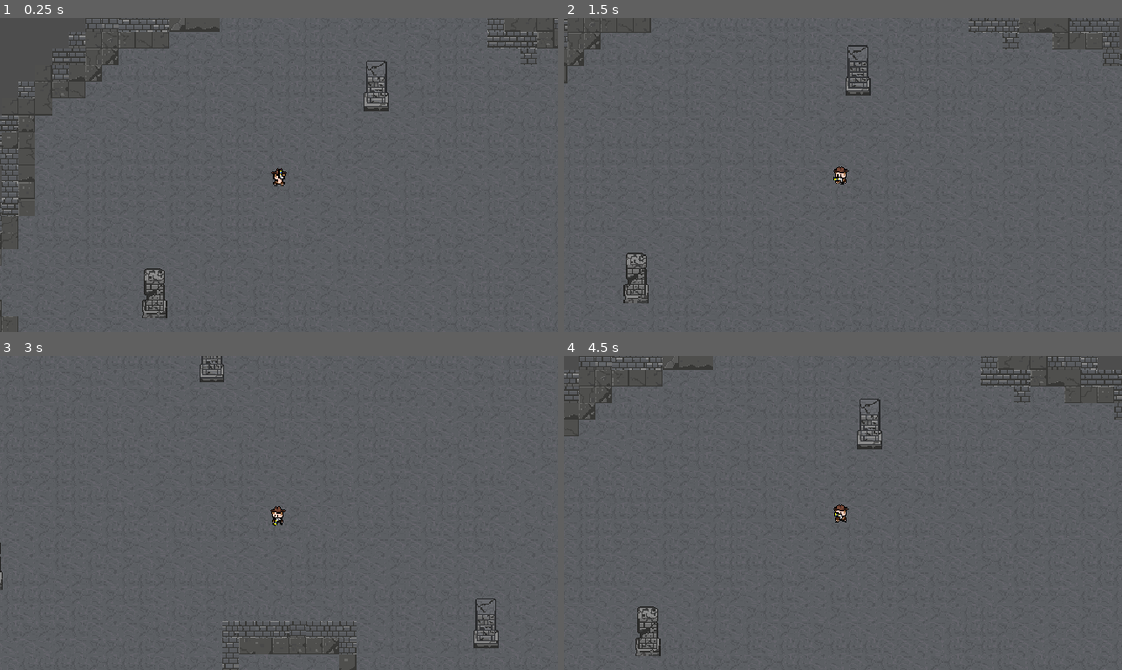
Above: before the commit, frames 1-4 (two rows, left to right).
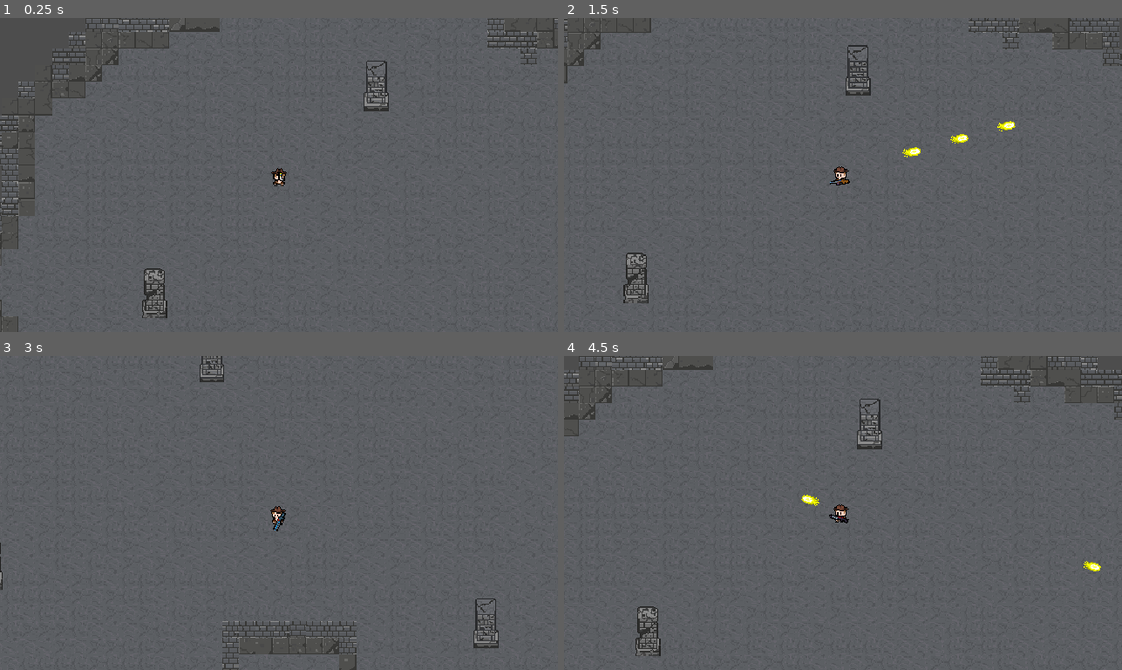
Above: after the commit, the same moments.

Repository: mkoncowicz/Alien_Wave_Shooter
Game: Godot game, scene res://map/Map.tscn
Two runs of this game, one before a commit and one after it. Both use one fixed random seed, a clock stepped at 60 frames per second and the inputs below.
Inputs (mouse positions are in pixels of both pictures, inside the frame that each line leads up to):
- Up to frame 1 (0.25 s): no input
- Up to frame 2 (1.5 s): tap Enter at 0.5 s; move the mouse to (965, 159) at 0.52 s; press the mouse at (965, 159) at 0.53 s; hold Right (ui_right) 0.53-1.28 s; tap 2 (weapon_machinegun, bound only after the commit) at 0.8, 1.35 s; move the mouse to (731, 190) at 1.27 s; release the mouse at (731, 190) at 1.28 s; hold Down (ui_down) from 1.28 s (still down)
- Up to frame 3 (3 s): tap 1 (weapon_pistol, bound only after the commit) at 1.55 s; move the mouse to (334, 443) at 2.02 s; release Down (ui_down) at 2.03 s; hold Right (ui_right) 2.03-2.78 s; hold 1 (weapon_pistol, bound only after the commit) 2.03-2.78 s; tap 4 (weapon_railgun, bound only after the commit) at 2.3, 2.85 s; move the mouse to (251, 575) at 2.77 s; hold Up (ui_up) from 2.78 s (still down)
- Up to frame 4 (4.5 s): tap 3 (weapon_shotgun, bound only after the commit) at 3.05 s; move the mouse to (1010, 560) at 3.52 s; release Up (ui_up) at 3.53 s; hold 3 (weapon_shotgun, bound only after the commit) 3.53-4.28 s; hold Left (ui_left) from 3.53 s (still down); click (1010, 560) at 3.8 s; move the mouse to (675, 465) at 4.27 s; click (675, 465) at 4.35 s

The runs differ from the first frame. In frame 1, less than 0.1% of the frame differs, in the area x 49-52%, y 48-52%; in frame 2, 0.3%, in the area x 47-81%, y 32-54%; in frame 3, less than 0.1%; in frame 4, 0.2%.

Commit message:
bullet commit

Diff:
--- /dev/null
+++ b/bullets/Machinegun_bullet.gd
@@ -0,0 +1,11 @@
+extends Node2D
+
+
+# Called when the node enters the scene tree for the first time.
+func _ready():
+	pass # Replace with function body.
+
+
+# Called every frame. 'delta' is the elapsed time since the previous frame.
+func _process(delta):
+	pass
--- /dev/null
+++ b/bullets/Machinegun_bullet.tscn
@@ -0,0 +1,6 @@
+[gd_scene load_steps=2 format=3 uid="uid://dg1al177o3isy"]
+
+[ext_resource type="Script" path="res://bullets/Machinegun_bullet.gd" id="1_rfexq"]
+
+[node name="MachinegunBullet" type="Node2D"]
+script = ExtResource("1_rfexq")
--- /dev/null
+++ b/bullets/Pistol_bullet.gd
@@ -0,0 +1,17 @@
+extends Area2D
+
+@export  var bullet_speed: int = 4
+@onready var Hit_point = $Hit_point
+func _ready():
+	pass
+
+func _physics_process(delta):
+	var direction = Vector2.RIGHT.rotated(rotation)
+	global_position += bullet_speed * direction
+
+func destroy():
+
+	queue_free()
+
+func _on_PistolBullet_body_entered(body: Node):
+	destroy()
--- /dev/null
+++ b/bullets/Pistol_bullet.tscn
@@ -0,0 +1,26 @@
+[gd_scene load_steps=4 format=3 uid="uid://celnbic03hgan"]
+
+[ext_resource type="Script" path="res://bullets/Pistol_bullet.gd" id="1_mbiyt"]
+[ext_resource type="Texture2D" uid="uid://v6y406vsjhkk" path="res://Assets/Pistol_bullet.png" id="2_wu51j"]
+
+[sub_resource type="CapsuleShape2D" id="CapsuleShape2D_0hdr4"]
+radius = 3.0
+height = 10.0
+
+[node name="PistolBullet" type="Area2D"]
+collision_layer = 9
+collision_mask = 5
+script = ExtResource("1_mbiyt")
+
+[node name="Sprite2D" type="Sprite2D" parent="."]
+texture = ExtResource("2_wu51j")
+
+[node name="CollisionShape2D" type="CollisionShape2D" parent="."]
+position = Vector2(2, 0)
+rotation = -1.5708
+shape = SubResource("CapsuleShape2D_0hdr4")
+
+[node name="Hit_point" type="Node2D" parent="."]
+position = Vector2(8, 0)
+
+[connection signal="body_entered" from="." to="." method="_on_PistolBullet_body_entered"]
--- /dev/null
+++ b/bullets/Railgun_bullet.gd
@@ -0,0 +1,11 @@
+extends Node2D
+
+
+# Called when the node enters the scene tree for the first time.
+func _ready():
+	pass # Replace with function body.
+
+
+# Called every frame. 'delta' is the elapsed time since the previous frame.
+func _process(delta):
+	pass
--- /dev/null
+++ b/bullets/Railgun_bullet.tscn
@@ -0,0 +1,6 @@
+[gd_scene load_steps=2 format=3 uid="uid://c6qtyglqbkj7g"]
+
+[ext_resource type="Script" path="res://bullets/Railgun_bullet.gd" id="1_48ds1"]
+
+[node name="RailgunBullet" type="Node2D"]
+script = ExtResource("1_48ds1")
--- /dev/null
+++ b/bullets/Shotgun_bullet.gd
@@ -0,0 +1,11 @@
+extends Node2D
+
+
+# Called when the node enters the scene tree for the first time.
+func _ready():
+	pass # Replace with function body.
+
+
+# Called every frame. 'delta' is the elapsed time since the previous frame.
+func _process(delta):
+	pass
--- /dev/null
+++ b/bullets/Shotgun_bullet.tscn
@@ -0,0 +1,6 @@
+[gd_scene load_steps=2 format=3 uid="uid://dae1bi08m5xtu"]
+
+[ext_resource type="Script" path="res://bullets/Shotgun_bullet.gd" id="1_kn41p"]
+
+[node name="ShotgunBullet" type="Node2D"]
+script = ExtResource("1_kn41p")
--- a/player/Player.gd
+++ b/player/Player.gd
@@ -2,9 +2,10 @@
 
 const SMOOTH := 0.1
 var is_alive : bool = true
-
+@export var bullet: PackedScene = preload("res://bullets/Pistol_bullet.tscn")
 @onready var weapon = $Pistol
-
+@onready var muzzle = $Pistol/Pistol_muzzle
+@onready var fire_speed = $Fire_speed
 func _process(delta: float):
 	var mouse_direction: Vector2 = (get_global_mouse_position() - global_position).normalized()
 
@@ -24,10 +25,13 @@
 		weapon.look_at(get_global_mouse_position())
 		if get_global_mouse_position().x < position.x:
 			weapon.flip_v = true
+			weapon.offset = Vector2(3, -1)
 		else:
 			weapon.flip_v = false
+			weapon.offset = Vector2(3, 1)
 
 		get_input()
+		weaponManager()
 
 func get_input():
 	if is_alive:
@@ -40,3 +44,52 @@
 			move_direction += Vector2.LEFT
 		if Input.is_action_pressed("ui_right"):
 			move_direction += Vector2.RIGHT
+
+		if Input.is_action_pressed("fire") and fire_speed.is_stopped():
+			print("xx")
+			shoot()
+
+		if Input.is_action_pressed("weapon_pistol"):
+			weapon = $Pistol
+			muzzle = $Pistol/Pistol_muzzle
+
+		if Input.is_action_pressed("weapon_machinegun"):
+			weapon = $Machinegun
+			muzzle = $Machinegun/Machinegun_muzzle
+		if Input.is_action_pressed("weapon_shotgun"):
+			weapon = $Shotgun
+			muzzle = $Shotgun/Shotgun_muzzle
+		if Input.is_action_pressed("weapon_railgun"):
+			weapon = $Railgun
+			muzzle = $Railgun/Railgun_muzzle
+
+func shoot():
+	if bullet:
+		var bullet_instance = bullet.instantiate()
+		get_tree().current_scene.add_child(bullet_instance)
+		bullet_instance.global_position = muzzle.global_position
+		bullet_instance.rotation_degrees = weapon.rotation_degrees
+		fire_speed.start()
+
+
+func weaponManager():
+	if weapon == $Pistol:
+		$Pistol.set_visible(true)
+		$Machinegun.set_visible(false)
+		$Shotgun.set_visible(false)
+		$Railgun.set_visible(false)
+	if weapon == $Machinegun:
+		$Pistol.set_visible(false)
+		$Machinegun.set_visible(true)
+		$Shotgun.set_visible(false)
+		$Railgun.set_visible(false)
+	if weapon == $Shotgun:
+		$Pistol.set_visible(false)
+		$Machinegun.set_visible(false)
+		$Shotgun.set_visible(true)
+		$Railgun.set_visible(false)
+	if weapon == $Railgun:
+		$Pistol.set_visible(false)
+		$Machinegun.set_visible(false)
+		$Shotgun.set_visible(false)
+		$Railgun.set_visible(true)
--- a/player/Player.tscn
+++ b/player/Player.tscn
@@ -1,8 +1,11 @@
-[gd_scene load_steps=16 format=3 uid="uid://bibw8h6hfvg0t"]
+[gd_scene load_steps=19 format=3 uid="uid://bibw8h6hfvg0t"]
 
 [ext_resource type="Script" path="res://player/Player.gd" id="1_0juml"]
 [ext_resource type="Texture2D" uid="uid://mhofwy7wx3y6" path="res://Assets/player.png" id="2_vgfvy"]
 [ext_resource type="Texture2D" uid="uid://bvkn8tu251urt" path="res://Assets/Pistol.png" id="3_ctdbs"]
+[ext_resource type="Texture2D" uid="uid://elfafegbvqtl" path="res://Assets/Machinegun.png" id="4_yraj0"]
+[ext_resource type="Texture2D" uid="uid://4e784igqh0ll" path="res://Assets/Railgun.png" id="5_u1go7"]
+[ext_resource type="Texture2D" uid="uid://v87c37vnpxfx" path="res://Assets/Shotgun.png" id="6_hql4s"]
 
 [sub_resource type="AtlasTexture" id="AtlasTexture_j5e8t"]
 atlas = ExtResource("2_vgfvy")
@@ -100,13 +103,49 @@
 animation = &"idle"
 
 [node name="CollisionShape2D" type="CollisionShape2D" parent="."]
+visible = false
 position = Vector2(0, 4)
 shape = SubResource("CapsuleShape2D_qmyu4")
+
+[node name="Camera2D" type="Camera2D" parent="."]
+visible = false
+zoom = Vector2(0.6, 0.6)
 
 [node name="Pistol" type="Sprite2D" parent="."]
 position = Vector2(0, 4)
 texture = ExtResource("3_ctdbs")
 offset = Vector2(5, 1)
 
-[node name="Camera2D" type="Camera2D" parent="."]
-zoom = Vector2(0.6, 0.6)
+[node name="Pistol_muzzle" type="Node2D" parent="Pistol"]
+position = Vector2(14, 2)
+
+[node name="Machinegun" type="Sprite2D" parent="."]
+visible = false
+position = Vector2(0, 4)
+texture = ExtResource("4_yraj0")
+offset = Vector2(3, 1)
+
+[node name="Machinegun_muzzle" type="Node2D" parent="Machinegun"]
+position = Vector2(18, 2)
+
+[node name="Railgun" type="Sprite2D" parent="."]
+visible = false
+position = Vector2(0, 4)
+texture = ExtResource("5_u1go7")
+offset = Vector2(3, 1)
+
+[node name="Railgun_muzzle" type="Node2D" parent="Railgun"]
+position = Vector2(18, 2)
+
+[node name="Shotgun" type="Sprite2D" parent="."]
+visible = false
+position = Vector2(0, 4)
+texture = ExtResource("6_hql4s")
+offset = Vector2(3, 1)
+
+[node name="Shotgun_muzzle" type="Node2D" parent="Shotgun"]
+position = Vector2(18, 3)
+
+[node name="Fire_speed" type="Timer" parent="."]
+wait_time = 0.3
+one_shot = true
--- a/project.godot
+++ b/project.godot
@@ -56,6 +56,31 @@
 , Object(InputEventKey,"resource_local_to_scene":false,"resource_name":"","device":-1,"window_id":0,"alt_pressed":false,"shift_pressed":false,"ctrl_pressed":false,"meta_pressed":false,"pressed":false,"keycode":0,"physical_keycode":83,"key_label":0,"unicode":115,"echo":false,"script":null)
 ]
 }
+weapon_pistol={
+"deadzone": 0.5,
+"events": [Object(InputEventKey,"resource_local_to_scene":false,"resource_name":"","device":-1,"window_id":0,"alt_pressed":false,"shift_pressed":false,"ctrl_pressed":false,"meta_pressed":false,"pressed":false,"keycode":0,"physical_keycode":49,"key_label":0,"unicode":49,"echo":false,"script":null)
+]
+}
+weapon_machinegun={
+"deadzone": 0.5,
+"events": [Object(InputEventKey,"resource_local_to_scene":false,"resource_name":"","device":-1,"window_id":0,"alt_pressed":false,"shift_pressed":false,"ctrl_pressed":false,"meta_pressed":false,"pressed":false,"keycode":0,"physical_keycode":50,"key_label":0,"unicode":50,"echo":false,"script":null)
+]
+}
+weapon_shotgun={
+"deadzone": 0.5,
+"events": [Object(InputEventKey,"resource_local_to_scene":false,"resource_name":"","device":-1,"window_id":0,"alt_pressed":false,"shift_pressed":false,"ctrl_pressed":false,"meta_pressed":false,"pressed":false,"keycode":0,"physical_keycode":51,"key_label":0,"unicode":51,"echo":false,"script":null)
+]
+}
+weapon_railgun={
+"deadzone": 0.5,
+"events": [Object(InputEventKey,"resource_local_to_scene":false,"resource_name":"","device":-1,"window_id":0,"alt_pressed":false,"shift_pressed":false,"ctrl_pressed":false,"meta_pressed":false,"pressed":false,"keycode":0,"physical_keycode":52,"key_label":0,"unicode":52,"echo":false,"script":null)
+]
+}
+fire={
+"deadzone": 0.5,
+"events": [Object(InputEventMouseButton,"resource_local_to_scene":false,"resource_name":"","device":-1,"window_id":0,"alt_pressed":false,"shift_pressed":false,"ctrl_pressed":false,"meta_pressed":false,"button_mask":1,"position":Vector2(227, 21),"global_position":Vector2(231, 62),"factor":1.0,"button_index":1,"canceled":false,"pressed":true,"double_click":false,"script":null)
+]
+}
 
 [rendering]
 
Binary file added: Assets/Pistol_bullet.png
Not shown, added: Assets/Pistol_bullet.png.import
